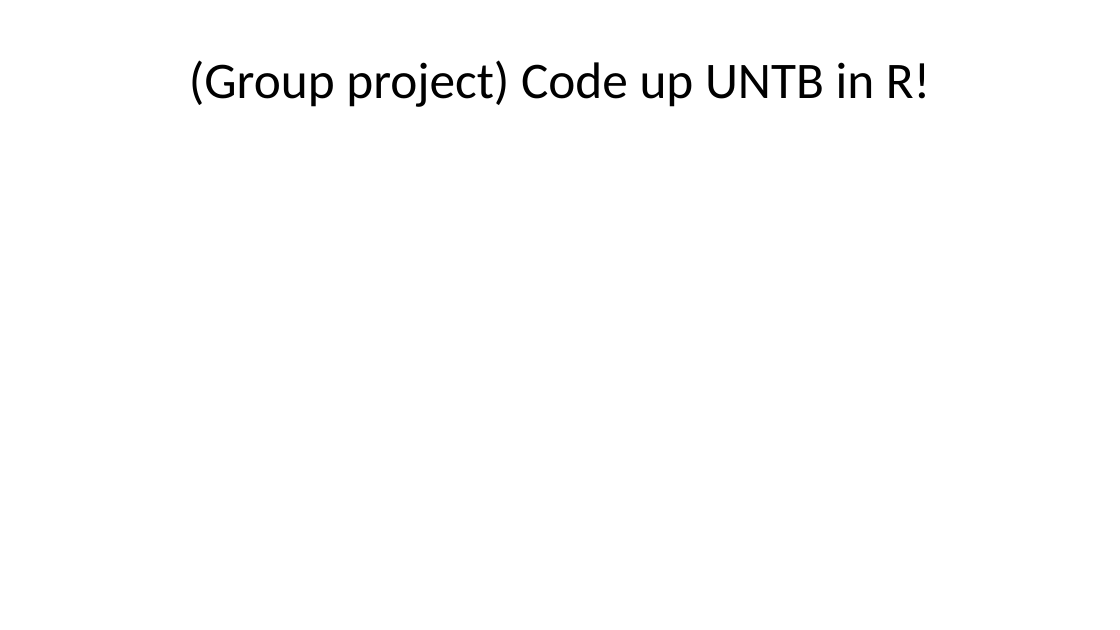
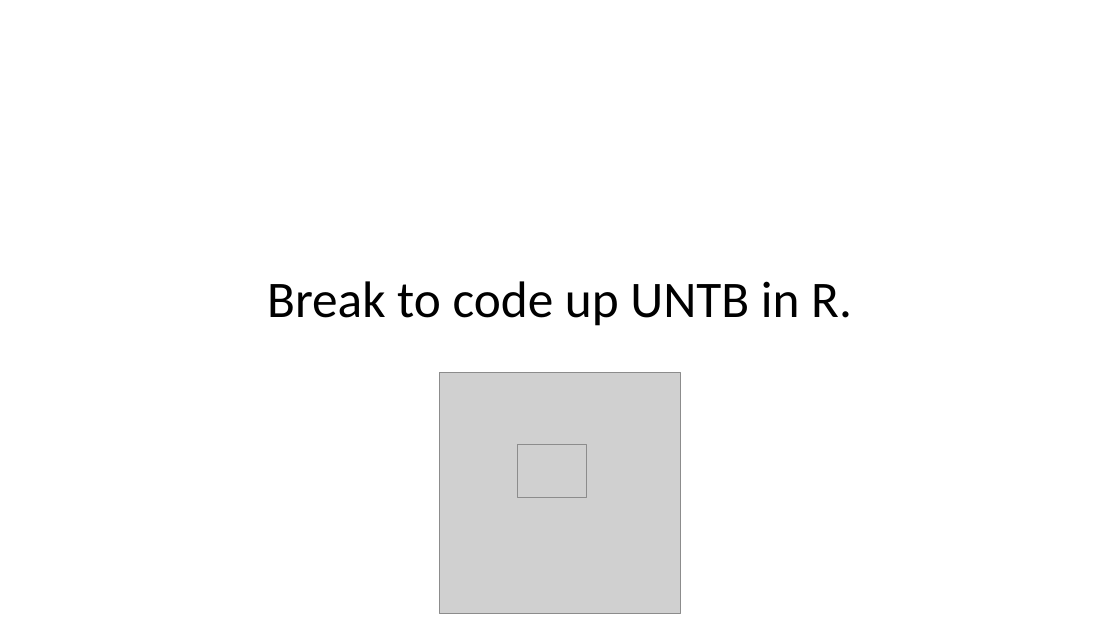
Before and after one commit to role-model/process-models-workshop, a slide deck: slide 45 of slides/slides_polishing.pptx (slide 40 before the commit). Drawn at 1120x630 pixels with LibreOffice and Linux fonts; fonts in the diff are those of the drawing; grey boxes stand for pictures. Boxes give left, top, right and bottom in pixels: in the first picture for what was removed or moved away, otherwise in the second. Text is boxed around its words. In the diff, an @@ line names an element or a change of style, - is before the commit and + after.

```diff
--- a/slides/slides_polishing.pptx
+++ b/slides/slides_polishing.pptx
@@ title at (267,281,852,326): text changed @@
-(Group project) Code up UNTB in R!
+Break to code up UNTB in R.
@@ picture added at (439,373,680,614) @@
@@ picture added at (517,445,586,497) @@
```
Also in this commit, not shown: 16 other slides changed, 9 slides added, 7 slides removed, 1 other file.
